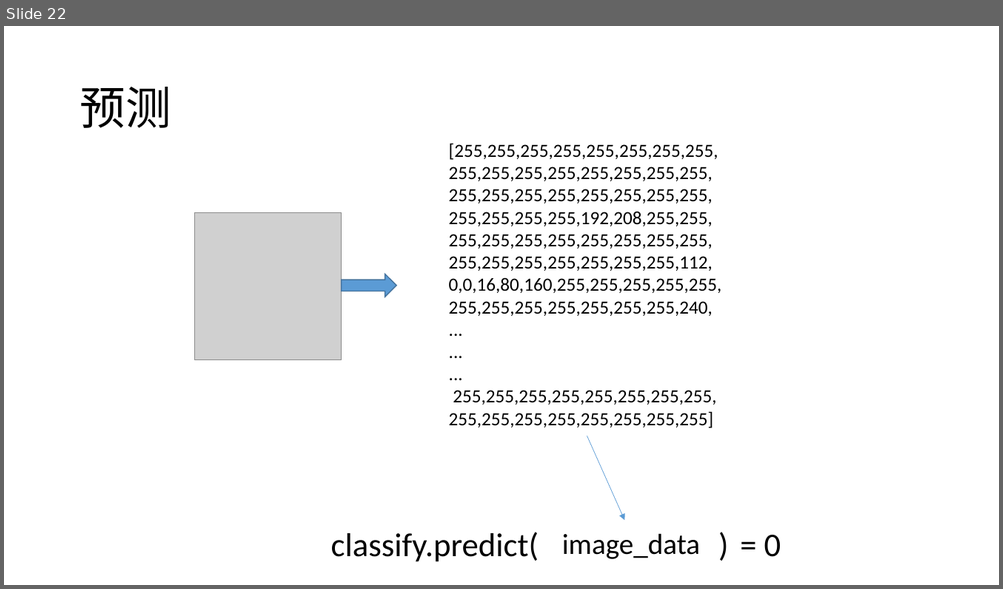
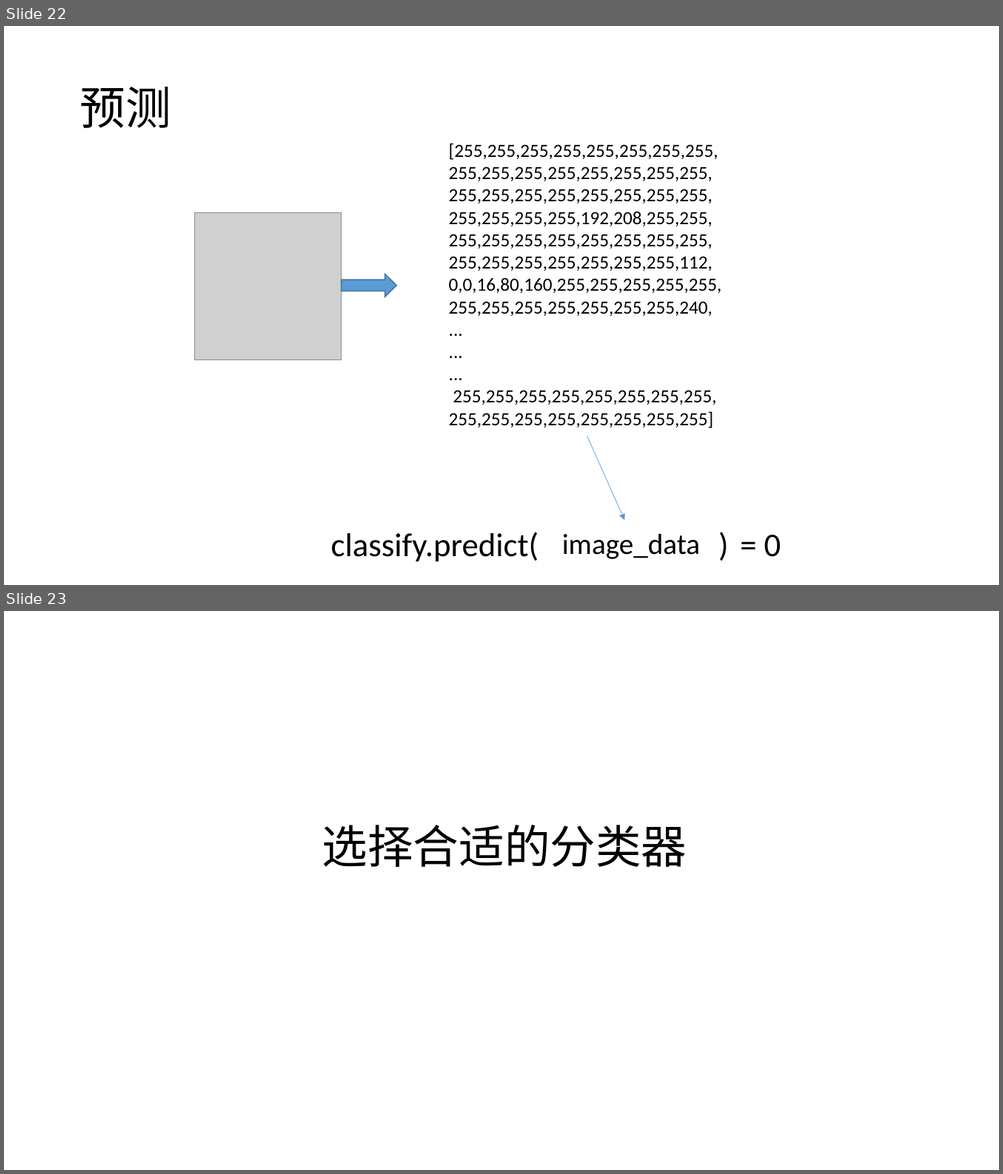
Before and after one commit to plter/HandwriteRecognizerCourse, a slide deck: 机器学习之手写识别.pptx. Shown one above the other, each under a label of ours: slide 22 before the commit, slides 22 and 23 after it. The pictures are 1003x589 and 1003x1174 pixels, drawn with LibreOffice and Linux fonts; fonts in the diff are those of the drawing; grey boxes stand for pictures. Boxes give left, top, right and bottom in pixels: in the first picture for what was removed or moved away, otherwise in the second. Text is boxed around its words. In the diff, an @@ line names an element or a change of style, - is before the commit and + after.

```diff
--- a/机器学习之手写识别.pptx
+++ b/机器学习之手写识别.pptx
@@ slide 23 added at [4,611,999,1170], background #FFFFFF @@
@@ title added at [322,825,687,867], 44 pt, text #000000 @@
+选择合适的分类器
```
Also in this commit, not shown: 5 other slides added, 3 other files.
